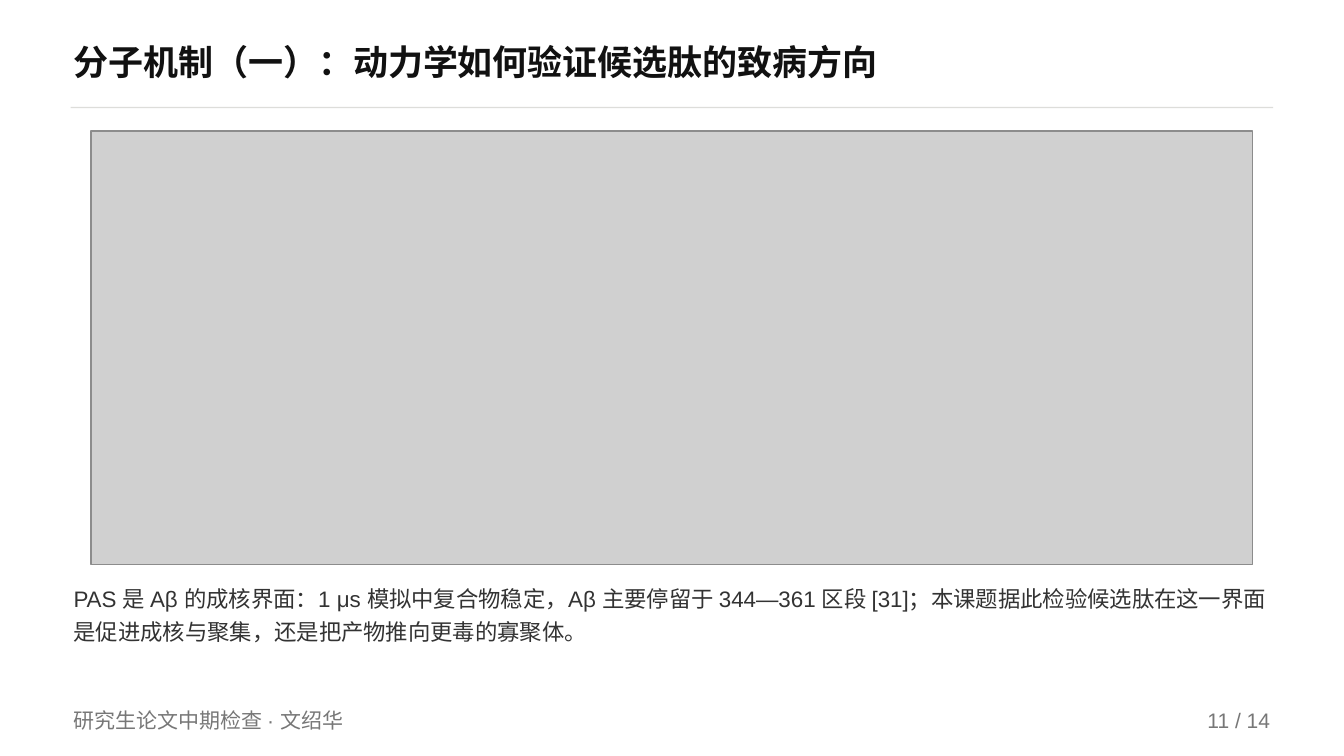
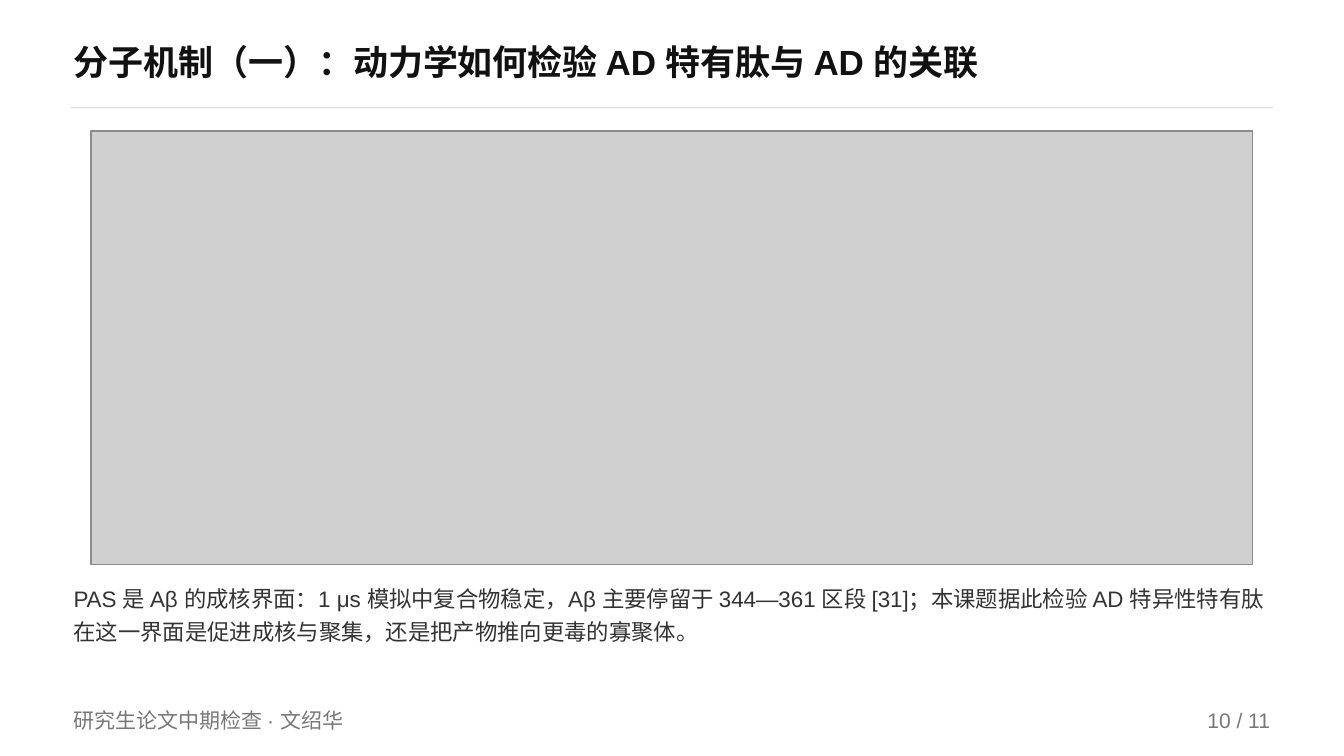
Before and after one commit to mqgg5630-cyber/zhongqi, a slide deck: slide 10 of 中间版2/中期答辩_H_nature风.pptx (slide 11 before the commit). Drawn at 1344x756 pixels with LibreOffice and Linux fonts; fonts in the diff are those of the drawing; grey boxes stand for pictures. Boxes give left, top, right and bottom in pixels: in the first picture for what was removed or moved away, otherwise in the second. Text is boxed around its words. In the diff, an @@ line names an element or a change of style, - is before the commit and + after.

Commit message:
PPT/docx 按老师意见整改：AD 特异性特有肽、删减三页、补检查小组
- 研究对象统一为“AD 特异性特有抗菌肽”（AD 组特有）：流程页第 ⑨/⑩ 步、
  去重页、机制页、A/B—G 各版 PPT 与 4 份 docx、（60 条文献的）机制说明一致
- 关联分析落点改为“AD 特有肽与 AD 的关联”，全仓不再出现“给出候选优先序”
- 中间版 2（最终答辩 PPT）删掉“与开题计划相比”“八个问题逐一作答”“文献支撑一览”
  三页，机制页只留七环逻辑链与 AChE–Aβ 动力学，共 11 页，谢谢页仍在最后
- 流程页写明 MetaBAT2 · MaxBin2 · CONCOCT 三个分箱算法 + metaWRAP 提纯
- 检查小组成员填入 4 份 docx 与单页签字页：组长 李向阳，组员 江婷婷、孙杰、高洪伟
- 新增文献 [59] iScience 2026、[60] Front Aging Neurosci 2024 支撑“AD 组特异”，
  并把“无 AD 特有抗菌肽直接报道”写成边界
- check_all / check_ppt / check_layout / check_consistency / check_ps1 全通过（0 soft warning）

```diff
--- a/中间版2/中期答辩_H_nature风.pptx
+++ b/中间版2/中期答辩_H_nature风.pptx
@@ text at (74, 45, 979, 79): text changed @@
-分子机制（一）：动力学如何验证候选肽的致病方向
+分子机制（一）：动力学如何检验 AD 特有肽与 AD 的关联
@@ text at (74, 588, 1264, 642): text changed @@
-PAS 是 Aβ 的成核界面：1 μs 模拟中复合物稳定，Aβ 主要停留于 344—361 区段 [31]；本课题据此检验候选肽在这一界面是促进成核与聚集，还是把产物推向更毒的寡聚体。
+PAS 是 Aβ 的成核界面：1 μs 模拟中复合物稳定，Aβ 主要停留于 344—361 区段 [31]；本课题据此检验 AD 特异性特有肽在这一界面是促进成核与聚集，还是把产物推向更毒的寡聚体。
@@ text at (1207, 713, 1270, 728): text changed @@
-11 / 14
+10 / 11
```
Also in this commit, not shown: 10 other slides changed, 3 slides removed, 46 other files.
